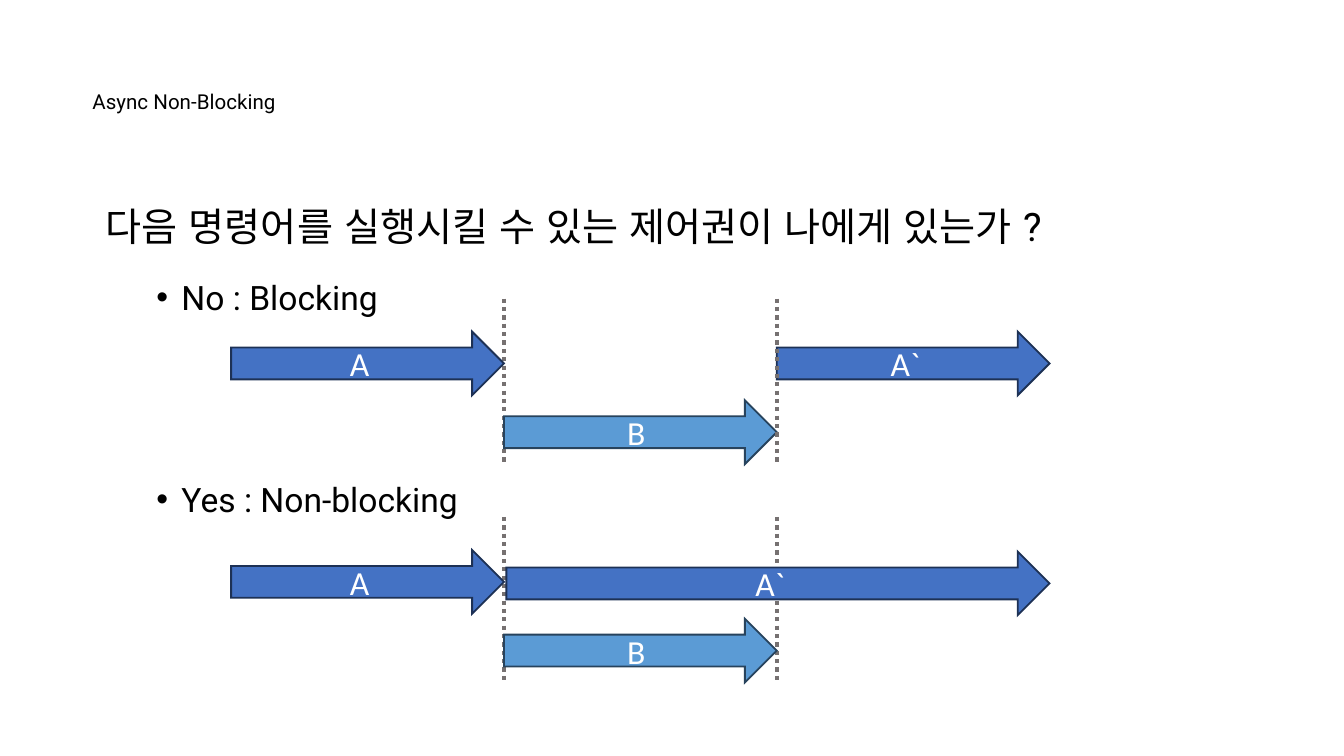
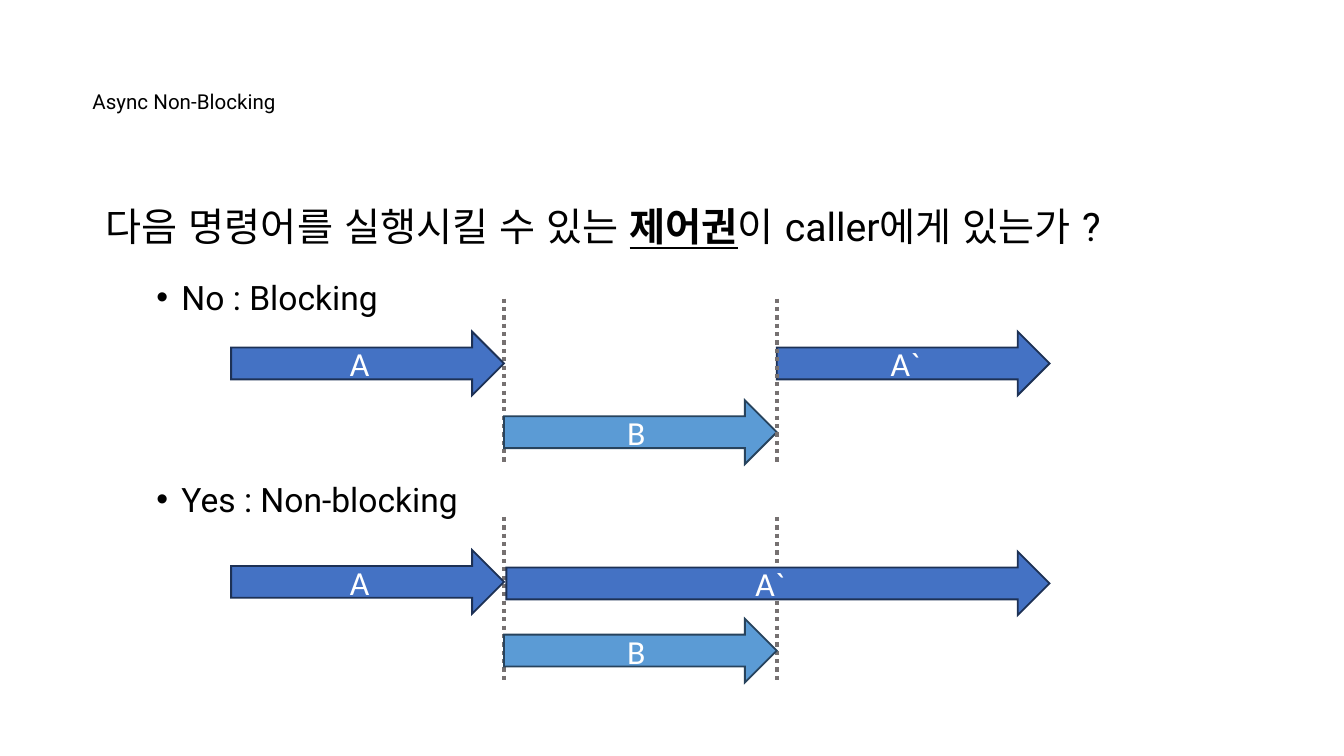
Before and after one commit to nayasis/fastcampus-hyper-webflux, a slide deck: slide 9 of 99.ppt/[Ch4-1. 비동기 서비스 소개] 1-2. 비동기 호출이란 ~ 1-3. Servlet_Reactive.pptx. Drawn at 1344x756 pixels with LibreOffice and Linux fonts; fonts in the diff are those of the drawing; background and template pictures are left out. Boxes give left, top, right and bottom in pixels: in the first picture for what was removed or moved away, otherwise in the second. Text is boxed around its words. In the diff, an @@ line names an element or a change of style, - is before the commit and + after.

```diff
--- a/99.ppt/[Ch4-1. 비동기 서비스 소개] 1-2. 비동기 호출이란 ~ 1-3. Servlet_Reactive.pptx
+++ b/99.ppt/[Ch4-1. 비동기 서비스 소개] 1-2. 비동기 호출이란 ~ 1-3. Servlet_Reactive.pptx
@@ text at (x1=106, y1=208, x2=1071, y2=249): text changed @@
-다음 명령어를 실행시킬 수 있는 제어권이 나에게 있는가 ?
+다음 명령어를 실행시킬 수 있는 제어권이 caller에게 있는가 ?
```
Also in this commit, not shown: 3 other slides changed, 1 slide added, 2 other files.
